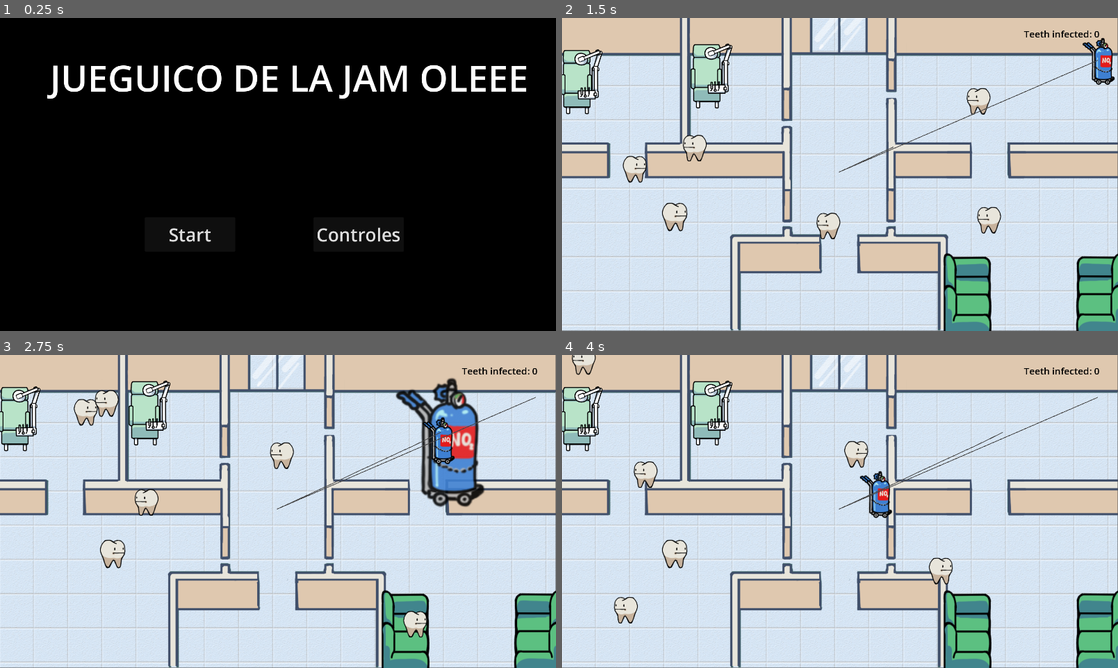
Above: before the commit, frames 1-4 (two rows, left to right).
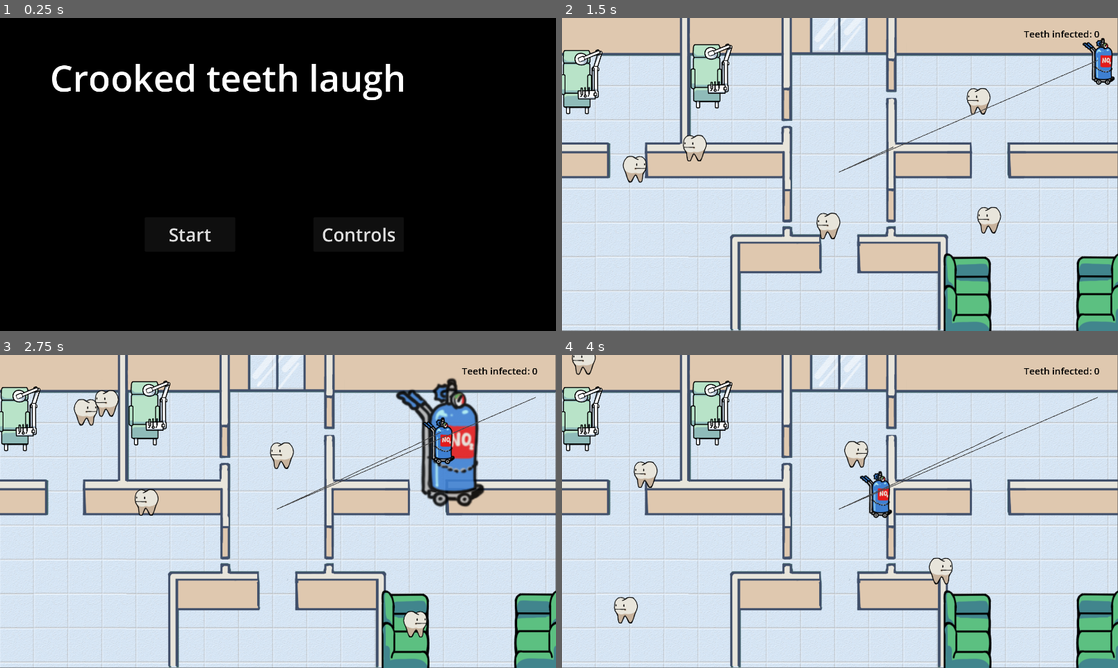
Above: after the commit, the same moments.

Repository: Mapachana/GlobalGameJam2024
Game: Godot game, scene res://escenas/titulo.tscn
The game is run twice, just before and just after one commit, with the same random seed, the same clock (stepped at 60 frames per second) and the same inputs.
Inputs (mouse positions are in pixels of both pictures, inside the frame that each line leads up to):
- Up to frame 1 (0.25 s): no input
- Up to frame 2 (1.5 s): click "Start" at 0.5 s; drag from (840, 174) to (1001, 96) at 1.27 s
- Up to frame 3 (2.75 s): drag from (166, 527) to (361, 445) at 2.02 s
- Up to frame 4 (4 s): move the mouse to (895, 442) at 2.77 s; press the mouse at (895, 442) at 2.78 s; release the mouse at (895, 442) at 3.5 s; drag from (812, 574) to (656, 567) at 3.52 s

The runs differ from the first frame. In frame 1, 3.8% of the frame differs, in the area x 8-95%, y 14-72%; in frame 2, 0.3%; in frame 3, 0.3%; in frame 4, 0.3%.

Commit message:
export y fondo

Diff:
--- a/escenas/main.tscn
+++ b/escenas/main.tscn
@@ -1,6 +1,7 @@
-[gd_scene load_steps=10 format=3 uid="uid://bkyiibuhic5o3"]
+[gd_scene load_steps=11 format=3 uid="uid://bkyiibuhic5o3"]
 
 [ext_resource type="Script" path="res://escenas/main.gd" id="1_jk5rv"]
+[ext_resource type="Texture2D" uid="uid://b08nwlcxj5c5u" path="res://graficos/fondo.jpg" id="2_lf6ij"]
 [ext_resource type="Texture2D" uid="uid://dsdtvtn1s4s3m" path="res://graficos/FONDO_ensayo.jpg" id="2_sc0gf"]
 [ext_resource type="Texture2D" uid="uid://batsrthue0kh7" path="res://graficos/FONDO_muros.png" id="3_7ve03"]
 [ext_resource type="PackedScene" uid="uid://bfy0n0xf8xlch" path="res://escenas/personajes.tscn" id="3_jriv1"]
@@ -13,6 +14,7 @@
 
 [node name="Node2D" type="Node2D"]
 script = ExtResource("1_jk5rv")
+metadata/_edit_vertical_guides_ = [-146.0]
 
 [node name="Sprite2D" type="Sprite2D" parent="."]
 position = Vector2(767, 434)
@@ -23,6 +25,14 @@
 position = Vector2(767, 430)
 scale = Vector2(0.8, 0.8)
 texture = ExtResource("3_7ve03")
+
+[node name="Sprite2D3" type="Sprite2D" parent="."]
+position = Vector2(222, 627)
+scale = Vector2(0.8, 0.8)
+texture = ExtResource("2_lf6ij")
+hframes = 6
+vframes = 3
+frame = 12
 
 [node name="Control" type="Control" parent="."]
 layout_mode = 3
--- a/escenas/titulo.tscn
+++ b/escenas/titulo.tscn
@@ -23,7 +23,7 @@
 offset_bottom = 645.0
 theme = SubResource("Theme_viyov")
 theme_override_font_sizes/font_size = 50
-text = "Controles
+text = "Controls
 "
 
 [node name="Button" type="Button" parent="."]
@@ -56,7 +56,7 @@
 offset_bottom = 233.0
 theme = SubResource("Theme_046t1")
 theme_override_font_sizes/font_size = 100
-text = "JUEGUICO DE LA JAM OLEEE"
+text = "Crooked teeth laugh"
 
 [connection signal="pressed" from="Button2" to="." method="_on_button_2_pressed"]
 [connection signal="pressed" from="Button" to="." method="_on_button_pressed"]
Not shown, changed: export_presets.cfg
